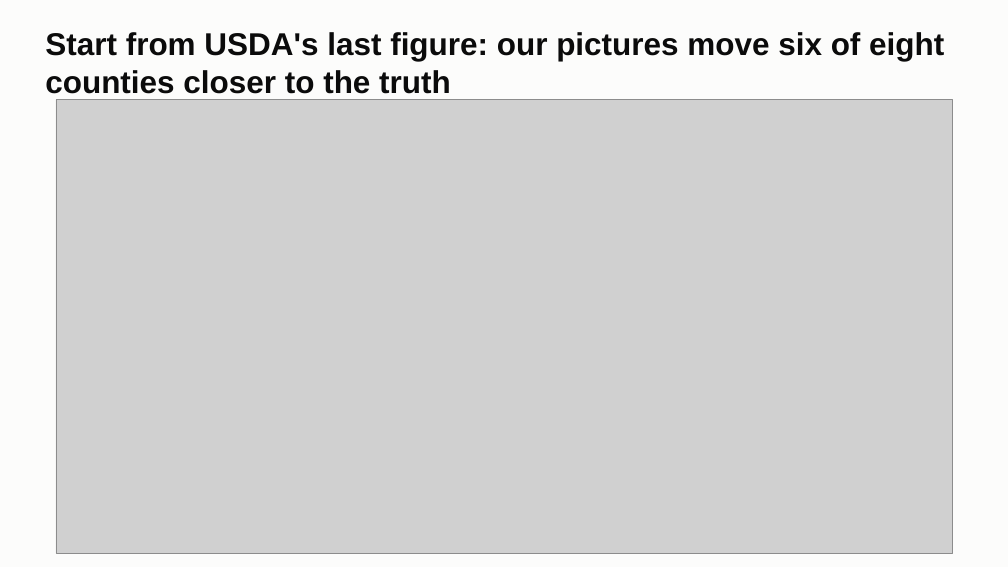
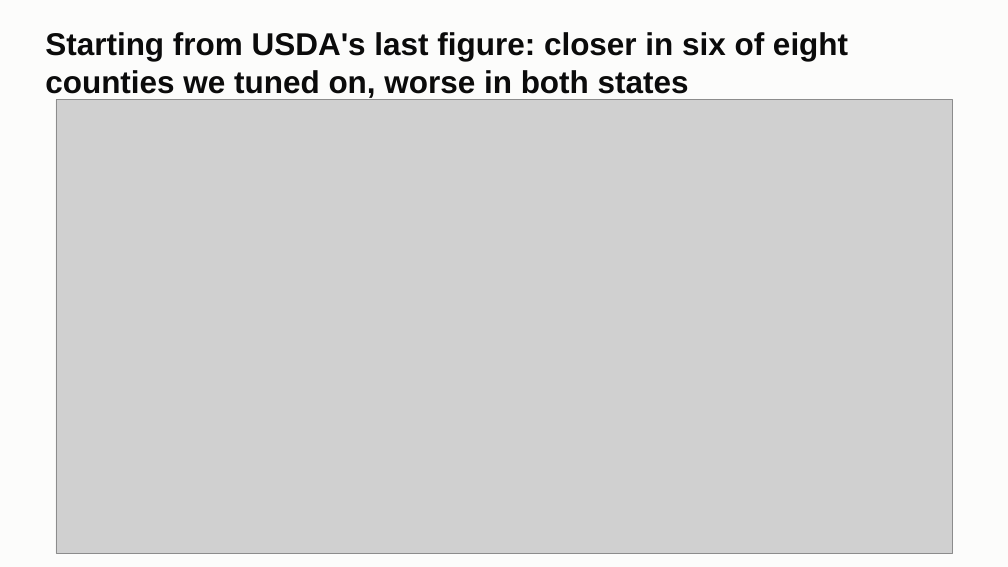
Before and after one commit to ChenSiyun1234/FieldVision, a slide deck: slide 14 of handoff/presentation/FieldVision_model_story.pptx (slide 8 before the commit). Drawn at 1008x567 pixels with LibreOffice and Linux fonts; fonts in the diff are those of the drawing; grey boxes stand for pictures. Boxes give left, top, right and bottom in pixels: in the first picture for what was removed or moved away, otherwise in the second. Text is boxed around its words. In the diff, an @@ line names an element or a change of style, - is before the commit and + after.

Commit message:
Deck: Wisconsin 2025 clean test on the scoreboard; the update of USDA's last figure moved to the detail slides

```diff
--- a/handoff/presentation/FieldVision_model_story.pptx
+++ b/handoff/presentation/FieldVision_model_story.pptx
@@ title at <box>45,32,848,98</box>: text changed @@
-Start from USDA's last figure: our pictures move six of eight counties closer to the truth
+Starting from USDA's last figure: closer in six of eight counties we tuned on, worse in both states
```
Also in this commit, not shown: 4 other slides changed, 1 other file.
